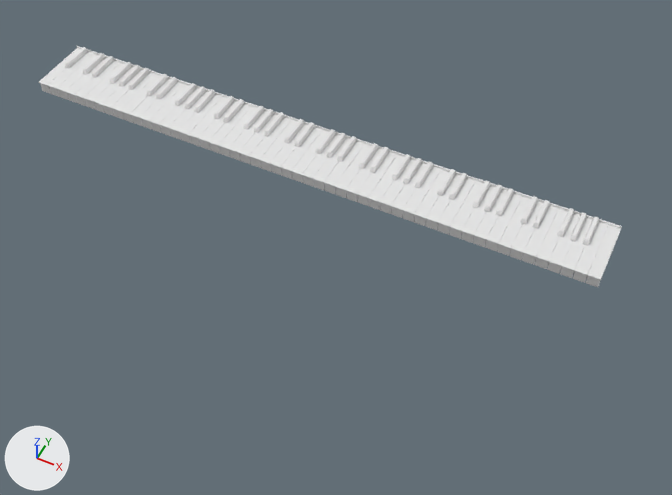
One commit to the glTF model public/models/piano-keys.glb: the scene before it, then after it.
One viewpoint serves both versions: a 50 mm lens placed at (10.0, -228.0, 239.0), pointed at (-109.0, 11.0, -60.0). The axes (+X, +Y, +Z) are drawn at lower left. The lights are the same throughout. Where no turn or scale is listed for an object, it has been applied to the vertices.

The first picture shows 'A7', 'B7', 'C6', 'C7', 'C8', 'D7', 'E7', 'F7', 'FELT'.
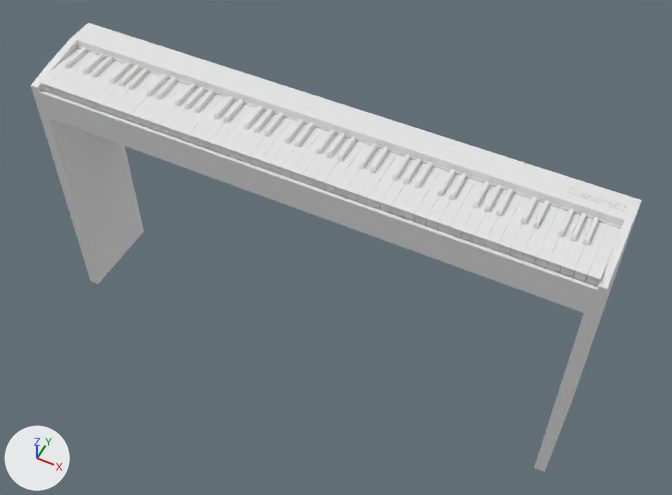
Where the newer file only moved an object's origin or applied its transform, the numbers keep the older frame.

What differs and where, as boxes (x1, y1, x2, y2) in the pictures (672 x 495 px):
'base', added: after (31, 23, 642, 472)
'andrsdt', added: after (580, 192, 627, 211)
'github-logo', added: after (567, 187, 578, 195)

Edits to the bpy script that builds the scene:
```text
Add me_curve:
    me_curve.from_pydata(...)  # 600 vertices, 1196 faces; spans x -1.76..2.2, y -1.55..2.31, z -0.14..0.14
Add me_text:
    me_text.from_pydata(...)  # 1268 vertices, 2520 faces; spans x -11.0..5.4, y -1.5..2.3, z -0.2..0.2
Add me_plane:
    me_plane.from_pydata(...)  # 81 vertices, 175 faces; spans x -1.01..1.01, y -1.81..1.04, z -5.03..0.34
Add ob_github_logo:
    ob_github_logo = bpy.data.objects.new('github-logo', me_curve)
    ob_github_logo.location = (-20.3, 20.5, 5.1)
Add ob_andrsdt:
    ob_andrsdt = bpy.data.objects.new('andrsdt', me_text)
    ob_andrsdt.location = (-6.2, 20.6, 5.1)
Add ob_base:
    ob_base = bpy.data.objects.new('base', me_plane)
    ob_base.location = (-116.6, 1.6, -3.2)
    ob_base.scale = (118.0, -14.2, 24.1)
```
